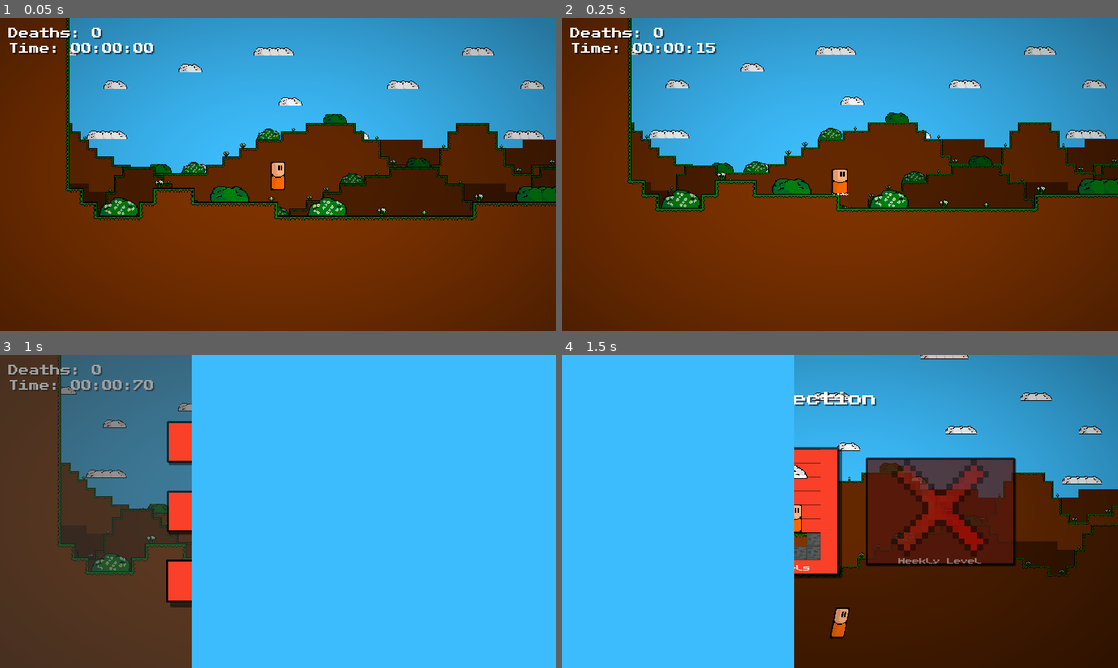
Above: before the commit, frames 1-4 (two rows, left to right).
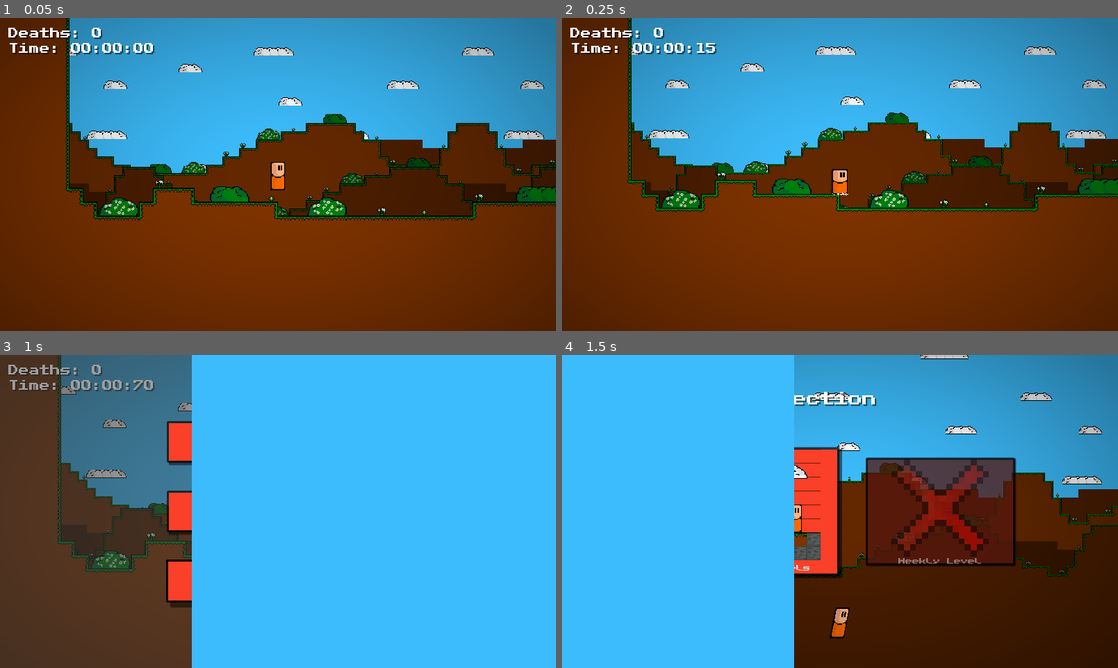
Above: after the commit, the same moments.

Repository: Killarexe/Little-Rage
Game: Godot game, scene res://scenes/levels/Level1.tscn
Two runs of this game, one before a commit and one after it. Both use one fixed random seed, a clock stepped at 60 frames per second and the inputs below. This scene is started directly instead of the project's main scene. Sound files missing from this copy of the repository are replaced by a short silence.
Inputs (mouse positions are in pixels of both pictures, inside the frame that each line leads up to):
- Up to frame 1 (0.05 s): no input
- Up to frame 2 (0.25 s): no input
- Up to frame 3 (1 s): tap Enter at 0.5 s; move the mouse to (250, 574) at 0.52 s; hold Right (right) from 0.53 s (still down); hold Space (jump) from 0.53 s (still down); click (250, 574) at 0.67 s
- Up to frame 4 (1.5 s): release Right (right) at 1.25 s; release Space (jump) at 1.25 s; click "Replay Level" at 1.25 s

Frame 1 is identical in both runs. In frame 2, less than 0.1% of the frame differs, in the area x 48-52%, y 48-56%; in frame 3, 1.1%, in the area x 10-35%, y 0-71%; in frame 4, nothing differs.
Error in both runs: Invalid assignment of property or key 'visible' with value of type 'bool' on a base object of type 'Nil'. (res://scripts/level/LevelEntryAnimation.gd:39)

Commit message:
Little Rage 0.5.2b Release
Patch gravity depending on FPS

Diff:
--- a/project.godot
+++ b/project.godot
@@ -12,7 +12,7 @@
 
 config/name="Little Rage"
 config/description="Little Rage is a Solo platformer game based on speedrun and race. And you can make your own levels."
-config/version="0.6b"
+config/version="0.5.2b"
 config/tags=PackedStringArray("games")
 run/main_scene="res://scenes/uis/MainMenu.tscn"
 config/features=PackedStringArray("4.2", "GL Compatibility")
--- a/scenes/bundles/player/Player.tscn
+++ b/scenes/bundles/player/Player.tscn
@@ -180,4 +180,4 @@
 "PlayerAnimations": ExtResource("22_pcsr0")
 }
 autoplay = "camera_enter"
-blend_times = [&"PlayerAnimations/land", &"PlayerAnimations/RESET", 1.0, &"PlayerAnimations/jump", &"PlayerAnimations/land", 1.0, &"PlayerAnimations/jump", &"PlayerAnimations/jump", 1.0, &"PlayerAnimations/jump", &"PlayerAnimations/RESET", 1.0]
+blend_times = [&"PlayerAnimations/jump", &"PlayerAnimations/jump", 1.0, &"PlayerAnimations/jump", &"PlayerAnimations/land", 1.0, &"PlayerAnimations/jump", &"PlayerAnimations/RESET", 1.0, &"PlayerAnimations/land", &"PlayerAnimations/RESET", 1.0]
--- a/scenes/bundles/player/PlayerDummy.tscn
+++ b/scenes/bundles/player/PlayerDummy.tscn
@@ -92,6 +92,6 @@
 "PlayerAnimations": ExtResource("8_ukl5h")
 }
 autoplay = "camera_enter"
-blend_times = [&"PlayerAnimations/land", &"PlayerAnimations/RESET", 1.0, &"PlayerAnimations/jump", &"PlayerAnimations/land", 1.0, &"PlayerAnimations/jump", &"PlayerAnimations/jump", 1.0, &"PlayerAnimations/jump", &"PlayerAnimations/RESET", 1.0]
+blend_times = [&"PlayerAnimations/jump", &"PlayerAnimations/jump", 1.0, &"PlayerAnimations/jump", &"PlayerAnimations/land", 1.0, &"PlayerAnimations/jump", &"PlayerAnimations/RESET", 1.0, &"PlayerAnimations/land", &"PlayerAnimations/RESET", 1.0]
 
 [node name="ParallaxBackground" parent="." instance=ExtResource("9_fdwyx")]
--- a/scripts/Game.gd
+++ b/scripts/Game.gd
@@ -8,7 +8,7 @@
 }
 
 const GAME_NAME: String = "Little Rage"
-var GAME_VERSION: GameVersion = GameVersion.from(0, 6, 0)
+var GAME_VERSION: GameVersion = GameVersion.from(0, 5, 2)
 
 var current_event: Event = Event.NONE
 var is_mobile: bool = false
--- a/scripts/components/PlayerComponent.gd
+++ b/scripts/components/PlayerComponent.gd
@@ -20,7 +20,7 @@
 func _ready():
 	set_up_direction(GRAVITY_DIRECTION)
 
-func _process(_delta: float) -> void:
+func _physics_process(_delta: float) -> void:
 	motion.y += GRAVITY
 	if motion.y > MAX_FALL_SPEED:
 		motion.y = MAX_FALL_SPEED
--- a/scripts/components/PlayerDummyComponent.gd
+++ b/scripts/components/PlayerDummyComponent.gd
@@ -26,8 +26,10 @@
 var jump_timer: float = 0
 var ground_timer: float = 0
 
-func _process(delta: float) -> void:
-	super._process(delta)
+func _physics_process(delta: float) -> void:
+	super._physics_process(delta)
+
+func _process(_delta: float) -> void:
 	handle_jump()
 
 func update_timers(delta: float) -> void:
--- a/scripts/level/player/PlayerControllerComponent.gd
+++ b/scripts/level/player/PlayerControllerComponent.gd
@@ -23,8 +23,10 @@
 
 func _process(delta: float) -> void:
 	update_timers(delta)
+
+func _physics_process(_delta: float) -> void:
+	handle_jump()
 	check_input()
-	handle_jump()
 
 func update_timers(delta: float) -> void:
 	jump_timer -= delta
Not shown: 18 places in assets/style/default_theme.tres that only renumber resources
Not shown, changed: export_presets.cfg
Not shown, removed: assets/lang/.~lock.lang.csv#
